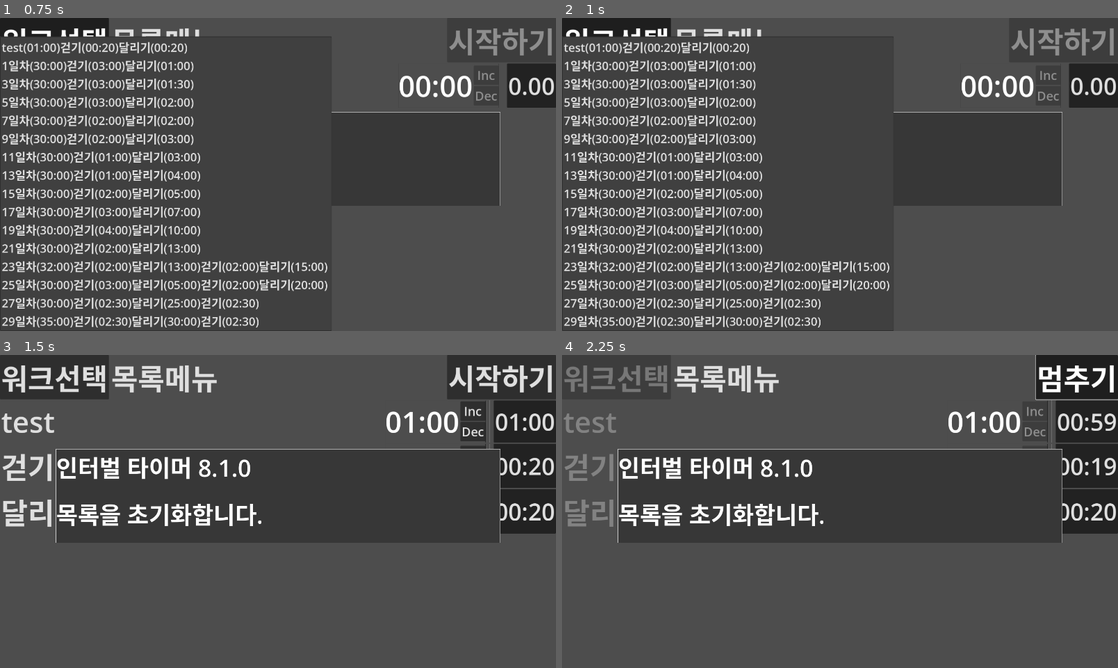
Above: before the commit, frames 1-4 (two rows, left to right).
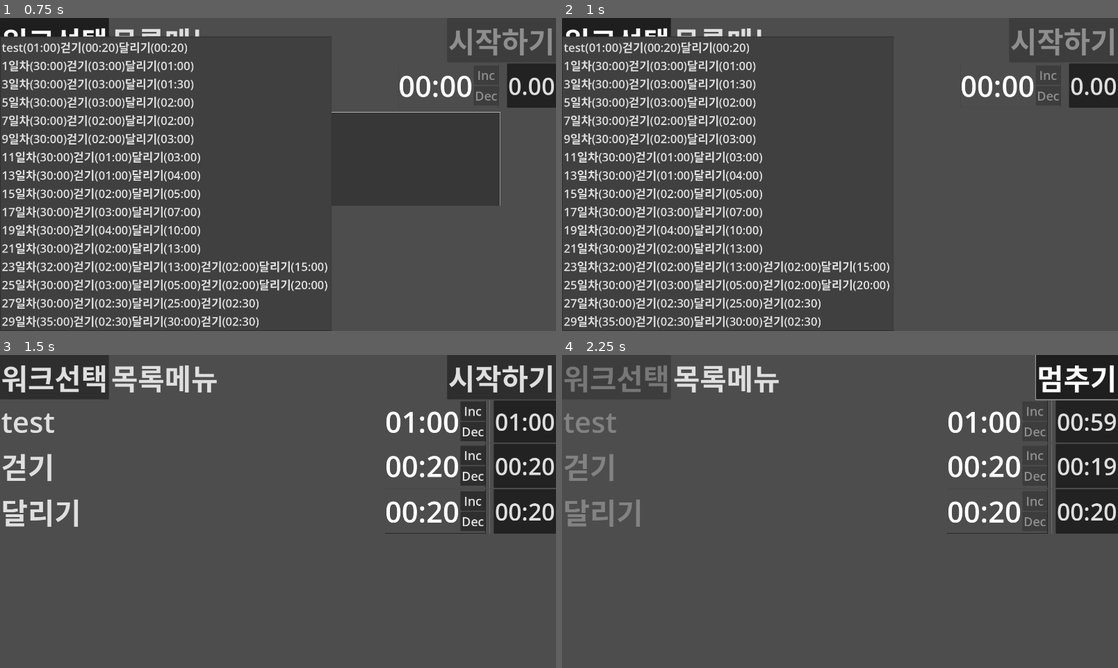
Above: after the commit, the same moments.

Repository: kasworld/maranic
Game: Godot game, scene res://main.tscn
Two runs of this game, one before a commit and one after it. Both use one fixed random seed, a clock stepped at 60 frames per second and the inputs below.
Inputs:
- Up to frame 1 (0.75 s): click "워크선택" at 0.5 s
- Up to frame 2 (1 s): no input
- Up to frame 3 (1.5 s): click "목록메뉴" at 1.25 s
- Up to frame 4 (2.25 s): click "시작하기" at 2 s

Frame 1 is identical in both runs. In frame 2, 0.1% of the frame differs, in the area x 59-90%, y 30-60%; in frame 3, 3.5%, in the area x 10-90%, y 30-60%; in frame 4, 3.5%.
Error in both runs: Invalid access of index '0' on a base object of type: 'PackedStringArray'. (res://main.gd:8)

Commit message:
code arrange

Diff:
--- a/main.gd
+++ b/main.gd
@@ -32,90 +32,26 @@
 	reset_work_list()
 	work_list2work_list_menu()
 	MasterWorkNode.disable_buttons(true)
-	work_connect(MasterWorkNode)
-
-# work list ########################################################################################
-
-func work_list2work_list_menu()->void:
-	WorkListMenuButton.get_popup().clear()
-	for i in work_list.works.size():
-		WorkListMenuButton.get_popup().add_item(work_list.get_at(i).to_str(),i)
-	clear_subwork_node_list()
-
-func work_list_menu_index_pressed(sel :int)->void:
-	work_index = sel
-	select_work(sel)
-
-func cmd_menu_index_pressed(sel :int)->void:
-	match sel :
-		0: # 워크목록읽어오기
-			load_work_list()
-		1: # 워크목록저장하기
-			save_work_list()
-		2: # 워크목록초기화하기
-			reset_work_list()
-		3: # 새워크추가하기
-			add_new_work()
-		4: # 현재워크삭제하기
-			del_current_work()
-		_: # unknown
-			print_debug("unknown", sel)
-
-func reset_work_list()->void:
-	var new_wl = WorkList.new(work_rawdata)
-	if new_wl.has_error():
-#		print_debug(new_wl.errmsg)
-		$TimedMessage.show_message(new_wl.errmsg)
-		return
-	work_list = new_wl
-#	print_debug(work_list.to_data())
-	work_list2work_list_menu()
-	$TimedMessage.show_message(tr("목록을 초기화합니다."))
-
-func load_work_list()->void:
-	var new_wl =  work_list.load_new(file_name)
-	if new_wl.has_error():
-		$TimedMessage.show_message(new_wl.errmsg)
-		return
-	work_list = new_wl
-	work_list2work_list_menu()
-	$TimedMessage.show_message(tr("목록파일을 읽었습니다. %s") % [file_name] )
-
-func save_work_list()->void:
-	var msg = work_list.save(file_name)
-	if msg.is_empty() :
-		$TimedMessage.show_message(tr("목록파일을 저장했습니다. %s") %[file_name] )
-	else:
-		$TimedMessage.show_message(msg)
-
-func add_new_work()->void:
-	var wk = [ ["새워크", 60*30], ["운동", 60*3], ["휴식", 60*1] ]
-	var new_work = work_list.Work.new(wk)
-	if new_work.has_error():
-		$TimedMessage.show_message(new_work.errmsg)
-		return
-	work_index = work_list.add_new_work( new_work )
-	work_list2work_list_menu()
-	$TimedMessage.show_message(tr("목록에 새 워크를 추가합니다."))
-	select_work( work_index )
-
-func del_current_work()->void:
-	var errmsg = work_list.del_at(work_index)
-	if not errmsg.is_empty() :
-		$TimedMessage.show_message(errmsg)
-		return
-	work_list2work_list_menu()
+	subwork_connect(MasterWorkNode)
 
 # subwork ##########################################################################################
-
-func select_work(wi :int)->void:
-	var sel_wd = work_list.get_at(wi)
-	text2speech(tr("%s로 설정합니다.") % sel_wd.get_title())
-	clear_subwork_node_list()
-	make_subwork_node_list(sel_wd)
-	reset_time_all()
-	CmdMenuButton.get_popup().set_item_disabled(4,false)
-	StartButton.disabled = false
+func subwork_connect(wn :SubWorkNode)->void:
+	wn.add_subwork.connect(_on_work_container_add_subwork)
+	wn.del_subwork.connect(_on_work_container_del_subwork)
+	wn.time_reached.connect(_on_work_time_reached)
+
+func reset_time_all()->void:
+	for o in subwork_node_list:
+		o.reset_time()
+
+func pause_all()->void:
+	for o in subwork_node_list:
+		o.pause()
+
+func disable_buttons(b :bool)->void:
+	WorkListMenuButton.disabled = b
+	for o in subwork_node_list:
+		o.disable_buttons(b)
 
 func clear_subwork_node_list()->void:
 	# clear
@@ -137,7 +73,7 @@
 	for i in wk.subwork_list.size()-1:
 		var wn = work_scene.instantiate()
 		wn.focus_mode = Control.FOCUS_ALL
-		work_connect(wn)
+		subwork_connect(wn)
 		subwork_node_list.append(wn)
 		SubWorkNodesContainer.add_child(wn)
 	for i in subwork_node_list.size():
@@ -145,11 +81,6 @@
 		subwork_node_list[i].init(i,sw)
 	if subwork_node_list.size() <= 1 :
 		subwork_node_list[0].disable_menu(1,true)
-
-func work_connect(wn :SubWorkNode)->void:
-	wn.add_subwork.connect(_on_work_container_add_subwork)
-	wn.del_subwork.connect(_on_work_container_del_subwork)
-	wn.time_reached.connect(_on_work_time_reached)
 
 func _on_work_time_reached(idx :int, v :float)->void:
 	if idx == 0: # masterwork
@@ -212,20 +143,88 @@
 		pause_master()
 	disable_buttons(button_pressed)
 
-func reset_time_all()->void:
-	for o in subwork_node_list:
-		o.reset_time()
-
-func pause_all()->void:
-	for o in subwork_node_list:
-		o.pause()
-
-func disable_buttons(b :bool)->void:
-	WorkListMenuButton.disabled = b
-	for o in subwork_node_list:
-		o.disable_buttons(b)
-
-# raw data #########################################################################################
+# work list ########################################################################################
+
+func select_work(wi :int)->void:
+	var sel_wd = work_list.get_at(wi)
+	text2speech(tr("%s로 설정합니다.") % sel_wd.get_title())
+	clear_subwork_node_list()
+	make_subwork_node_list(sel_wd)
+	reset_time_all()
+	CmdMenuButton.get_popup().set_item_disabled(4,false)
+	StartButton.disabled = false
+
+func work_list2work_list_menu()->void:
+	WorkListMenuButton.get_popup().clear()
+	for i in work_list.works.size():
+		WorkListMenuButton.get_popup().add_item(work_list.get_at(i).to_str(),i)
+	clear_subwork_node_list()
+
+func work_list_menu_index_pressed(sel :int)->void:
+	work_index = sel
+	select_work(sel)
+
+func cmd_menu_index_pressed(sel :int)->void:
+	match sel :
+		0: # 워크목록읽어오기
+			load_work_list()
+		1: # 워크목록저장하기
+			save_work_list()
+		2: # 워크목록초기화하기
+			reset_work_list()
+		3: # 새워크추가하기
+			add_new_work()
+		4: # 현재워크삭제하기
+			del_current_work()
+		_: # unknown
+			print_debug("unknown", sel)
+
+func reset_work_list()->void:
+	var new_wl = WorkList.new(work_rawdata)
+	if new_wl.has_error():
+#		print_debug(new_wl.errmsg)
+		$TimedMessage.show_message(new_wl.errmsg)
+		return
+	work_list = new_wl
+#	print_debug(work_list.to_data())
+	work_list2work_list_menu()
+	$TimedMessage.show_message(tr("목록을 초기화합니다."))
+
+func load_work_list()->void:
+	var new_wl =  work_list.load_new(file_name)
+	if new_wl.has_error():
+		$TimedMessage.show_message(new_wl.errmsg)
+		return
+	work_list = new_wl
+	work_list2work_list_menu()
+	$TimedMessage.show_message(tr("목록파일을 읽었습니다. %s") % [file_name] )
+
+func save_work_list()->void:
+	var msg = work_list.save(file_name)
+	if msg.is_empty() :
+		$TimedMessage.show_message(tr("목록파일을 저장했습니다. %s") %[file_name] )
+	else:
+		$TimedMessage.show_message(msg)
+
+func add_new_work()->void:
+	var wk = [ ["새워크", 60*30], ["운동", 60*3], ["휴식", 60*1] ]
+	var new_work = work_list.Work.new(wk)
+	if new_work.has_error():
+		$TimedMessage.show_message(new_work.errmsg)
+		return
+	work_index = work_list.add_new_work( new_work )
+	work_list2work_list_menu()
+	$TimedMessage.show_message(tr("목록에 새 워크를 추가합니다."))
+	select_work( work_index )
+
+func del_current_work()->void:
+	var errmsg = work_list.del_at(work_index)
+	if not errmsg.is_empty() :
+		$TimedMessage.show_message(errmsg)
+		return
+	work_list2work_list_menu()
+
+# work raw data #########################################################################################
 
 var file_name = OS.get_system_dir(OS.SYSTEM_DIR_DOCUMENTS) + "/gd4timer_workdata.json"
 var work_rawdata = [
--- a/timed_message/timed_message.gd
+++ b/timed_message/timed_message.gd
@@ -6,7 +6,7 @@
 	$VBoxContainer/VersionLabel.text = ver
 	theme.default_font_size = rt.size.y / 4
 
-func show_message(msg :String, sec :float = 3)->void:
+func show_message(msg :String, sec :float = 1)->void:
 	$VBoxContainer/Label.text = msg
 	visible = true
 	$Timer.start(sec)
Not shown: 2 places in subwork_node.tscn that only renumber resources
